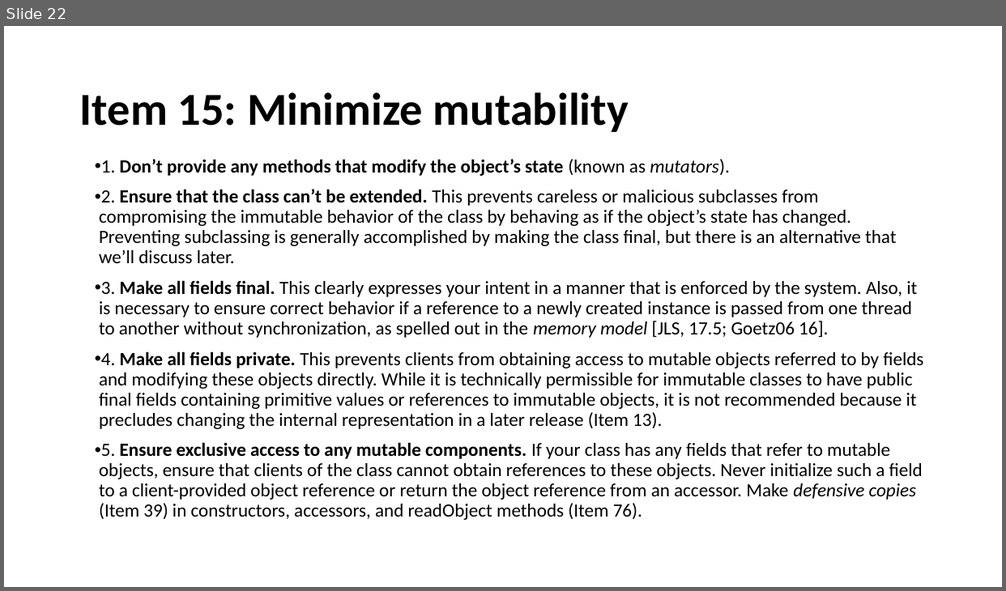
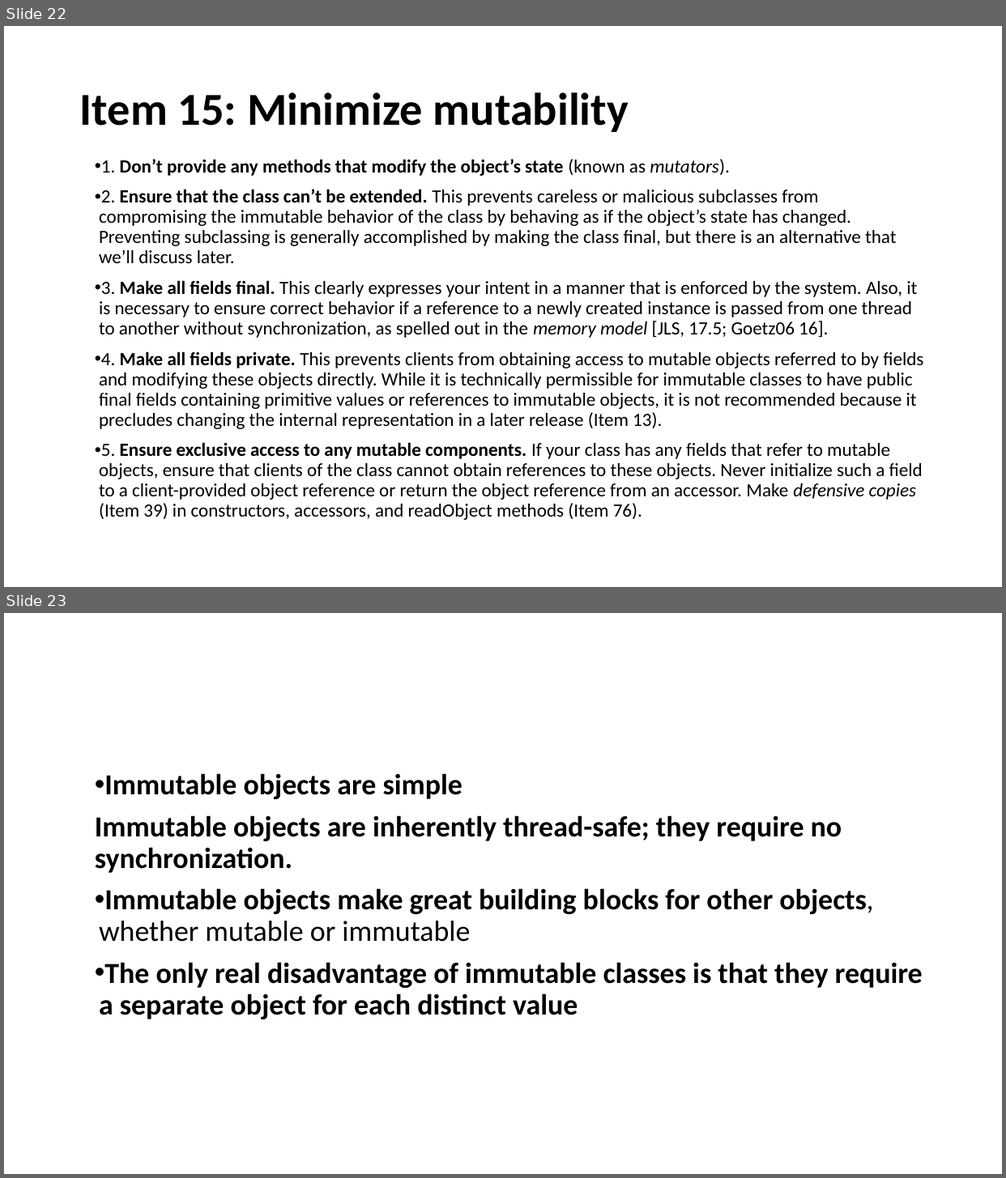
Before and after one commit to javamaster-llc/effective-java-examples-master, a slide deck: Study of Effective Java™.pptx. Shown one above the other, each under a label of ours: slide 22 before the commit, slides 22 and 23 after it. The pictures are 1006x591 and 1006x1178 pixels, drawn with LibreOffice and Linux fonts; fonts in the diff are those of the drawing. Boxes give left, top, right and bottom in pixels: in the first picture for what was removed or moved away, otherwise in the second. Text is boxed around its words. In the diff, an @@ line names an element or a change of style, - is before the commit and + after.

Commit message:
file

```diff
--- a/Study of Effective Java™.pptx
+++ b/Study of Effective Java™.pptx
@@ slide 23 added at <box>4,613,1002,1174</box>, background #FFFFFF @@
@@ text added at <box>95,773,923,1020</box>, 28 pt, text #000000, bold @@
+• Immutable objects are simple
+Immutable objects are inherently thread-safe; they require no synchronization.
+• Immutable objects make great building blocks for other objects, whether mutable or immutable
+• The only real disadvantage of immutable classes is that they require a separate object for each distinct value
```
